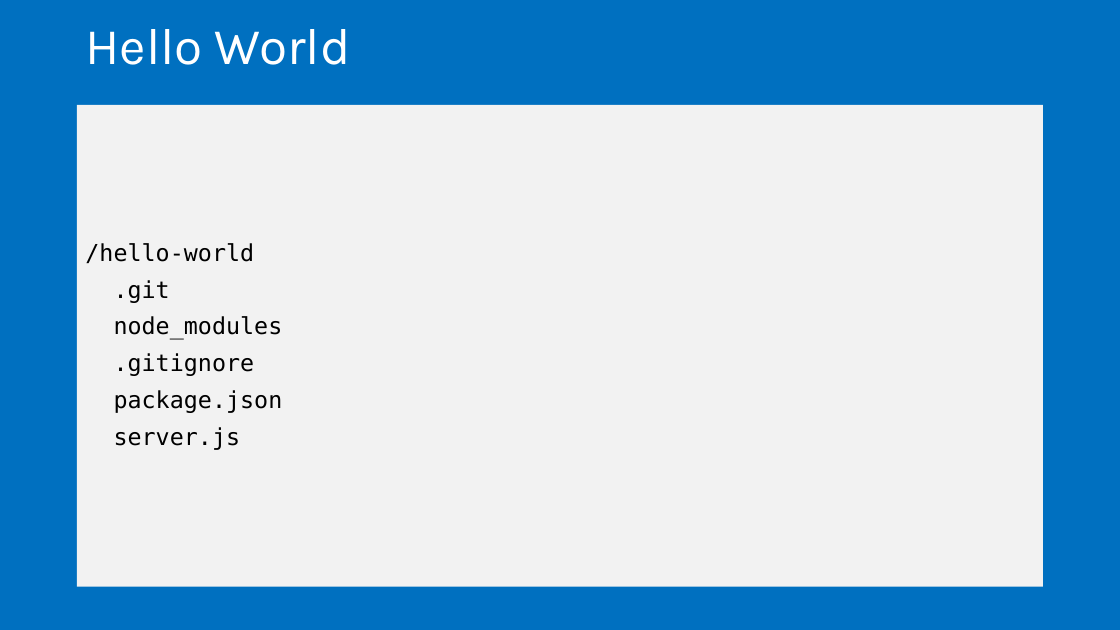
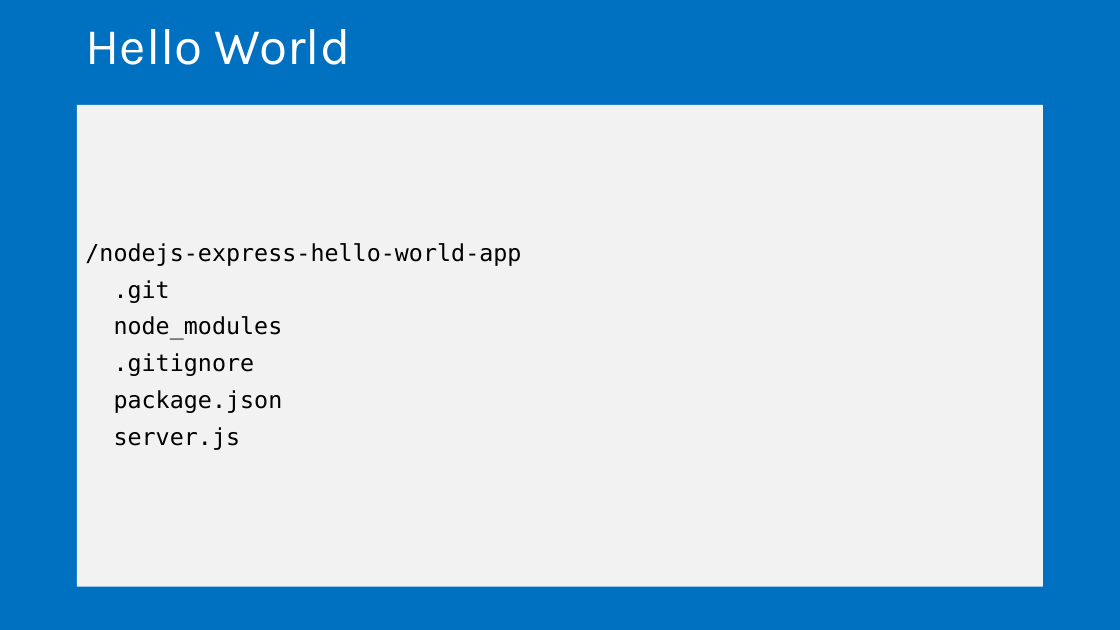
Before and after one commit to microsoft/AcademicContent, a slide deck: slide 9 of Complimentary Course Content/Module2/Lessons/Module2_Lesson8 Deploying Node.js Web Applications to Azure.pptx. Drawn at 1120x630 pixels with LibreOffice and Linux fonts; fonts in the diff are those of the drawing. Boxes give left, top, right and bottom in pixels: in the first picture for what was removed or moved away, otherwise in the second. Text is boxed around its words. In the diff, an @@ line names an element or a change of style, - is before the commit and + after.

Commit message:
updating Module2 lesson8 ppt to fix hello world directory

```diff
--- a/Complimentary Course Content/Module2/Lessons/Module2_Lesson8 Deploying Node.js Web Applications to Azure.pptx
+++ b/Complimentary Course Content/Module2/Lessons/Module2_Lesson8 Deploying Node.js Web Applications to Azure.pptx
@@ text at bbox=[85, 243, 521, 266]: text changed @@
-/hello-world
+/nodejs-express-hello-world-app
```
Also in this commit, not shown: 1 other slide changed.
